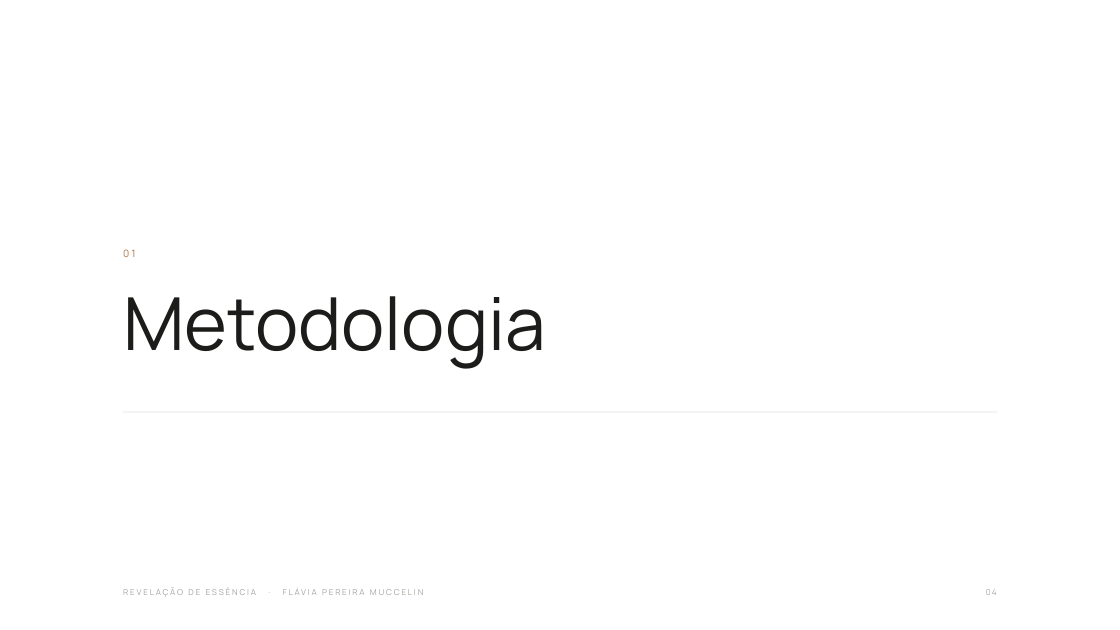
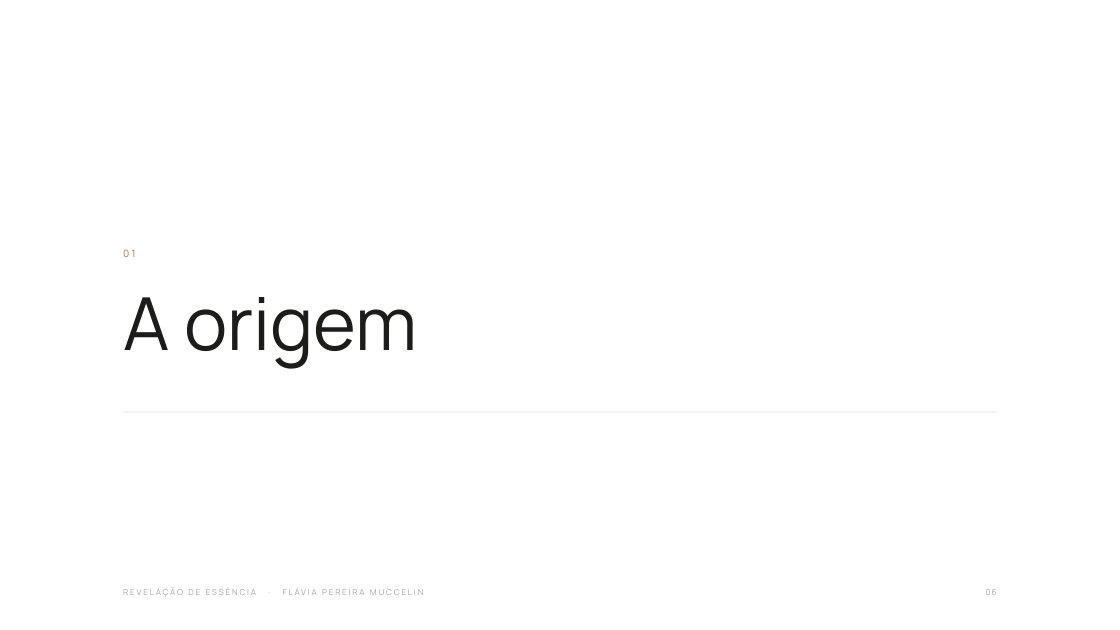
Before and after one commit to kellyalbertkabrand/Apresentacao_Revelacao_de_Essencia, a slide deck: slide 6 of Revelacao-de-Essencia-Flavia-Pereira-Muccelin.pptx (slide 4 before the commit). Drawn at 1120x630 pixels with LibreOffice and Linux fonts; fonts in the diff are those of the drawing. Boxes give left, top, right and bottom in pixels: in the first picture for what was removed or moved away, otherwise in the second. Text is boxed around its words. In the diff, an @@ line names an element or a change of style, - is before the commit and + after.

```diff
--- a/Revelacao-de-Essencia-Flavia-Pereira-Muccelin.pptx
+++ b/Revelacao-de-Essencia-Flavia-Pereira-Muccelin.pptx
@@ text at (123, 297, 417, 369): text changed @@
-Metodologia
+A origem
```
Also in this commit, not shown: 11 other slides changed, 16 slides added, 13 slides removed, 1 other file.
